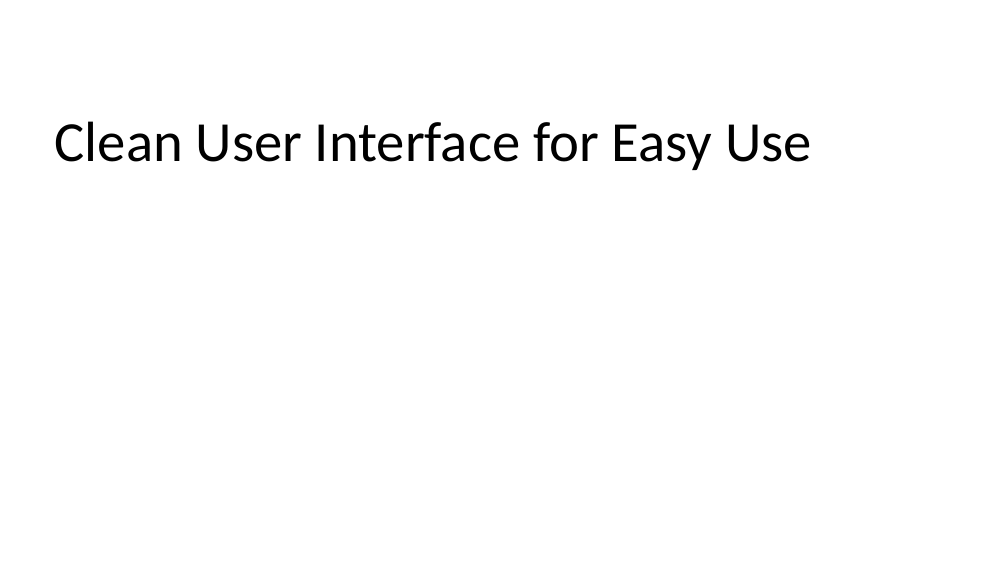
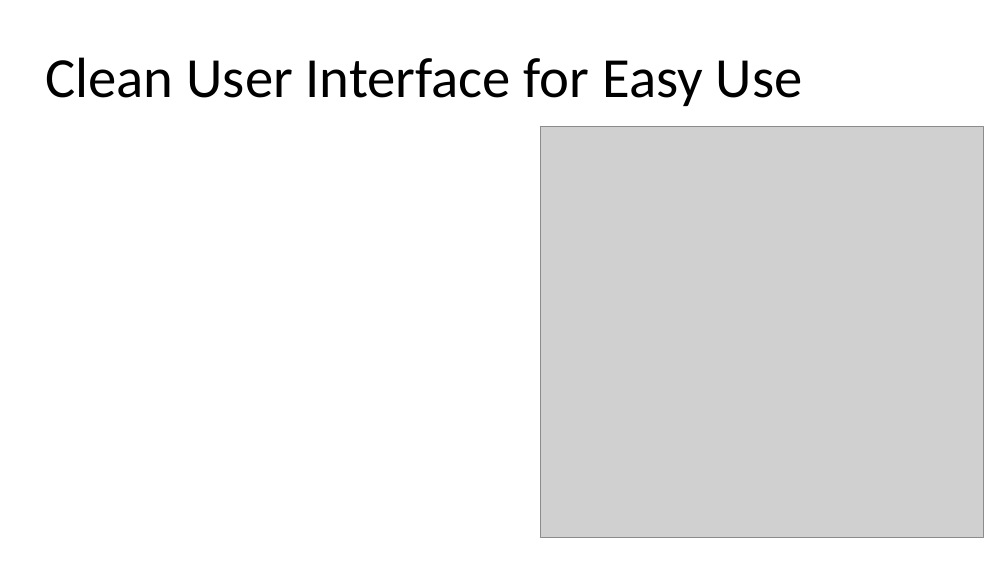
Before and after one commit to Houston2016/team-4, a slide deck: slide 5 of Presentation/CFGPresentation.pptx. Drawn at 1008x567 pixels with LibreOffice and Linux fonts; fonts in the diff are those of the drawing; grey boxes stand for pictures. Boxes give left, top, right and bottom in pixels: in the first picture for what was removed or moved away, otherwise in the second. Text is boxed around its words. In the diff, an @@ line names an element or a change of style, - is before the commit and + after.

Commit message:
Updated Presentation

```diff
--- a/Presentation/CFGPresentation.pptx
+++ b/Presentation/CFGPresentation.pptx
@@ text "Clean User Interface for Easy ...": place and size @@
-text "Clean User Interface for Easy ..." at (55, 121, 812, 170)
+text "Clean User Interface for Easy ..." at (45, 57, 803, 106)
@@ picture added at (541, 127, 984, 538) @@
```
Also in this commit, not shown: 1 other slide changed.
